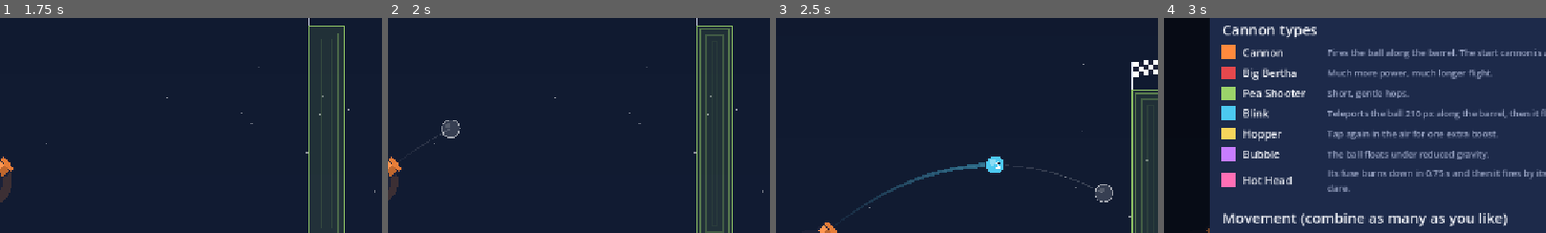
Above: before the commit, frames 1-4 (left to right).
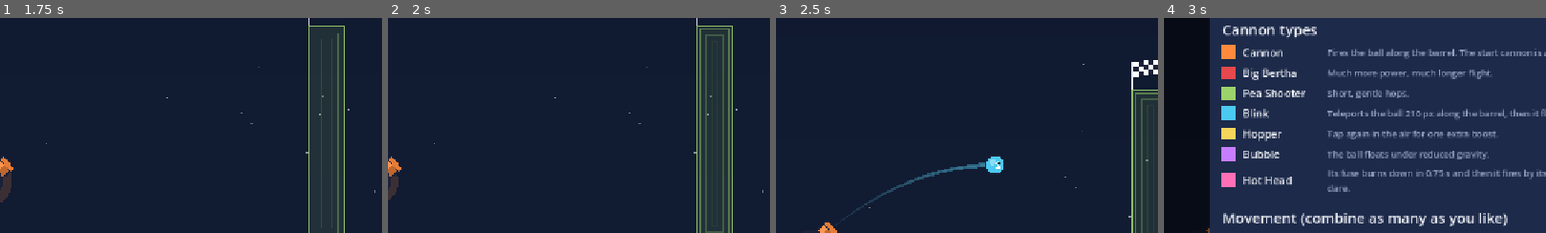
Above: after the commit, the same moments.

Repository: incredibleLeitman/BarrelBounce
Game: Godot game, scene res://scenes/level.tscn
The game is run twice, just before and just after one commit, with the same random seed, the same clock (stepped at 60 frames per second) and the same inputs. This scene is started directly instead of the project's main scene.
Inputs (mouse positions are % of the whole screen's width and height, from its top left):
- Up to frame 1 (1.75 s): tap Enter at 0.5 s; move the mouse to (72, 45) at 0.52 s; hold Ctrl 0.53-1.25 s; click (72, 45) at 0.67 s; click "Play again" at 1.25 s
- Up to frame 2 (2 s): no input
- Up to frame 3 (2.5 s): drag from (30, 55) to (45, 70) at 2.02 s
- Up to frame 4 (3 s): click (87, 7) at 2.75 s
The pictures show only the part of the screen within x 14-64%, y 40-90%; the shares and areas given below are measured in that part.

Frame 1 is identical in both runs. In frame 2, 0.4% of the frame differs, in the area x 8-19%, y 47-60%; in frame 3, 0.5%, in the area x 60-89%, y 68-86%; in frame 4, nothing differs.

Commit message:
Ghost races on the run clock, share uses live best, Esc restarts, select-mode drags
- Ghost waits in the start cannon until the player's first launch, then
  replays its run from its own first launch, so it finishes exactly at
  the best time relative to the player.
- Share is allowed as soon as a best exists for the current revision,
  even if the level file was never re-saved; the proof is attached to
  the code at share time.
- Escape in a level restarts the attempt instead of leaving.
- In select mode a press on a selected cannon starts a group drag;
  only a click without movement deselects it.

Co-Authored-By: Claude Fable 5.1 <noreply@anthropic.com>
Claude-Session: https://claude.ai/code/session_01P1Bjp7HghSrjiHKHQrjXiS

Diff:
--- a/scripts/editor.gd
+++ b/scripts/editor.gd
@@ -33,6 +33,8 @@
 var drag_moved := false
 var drag_positions: Dictionary = {}   # cannon index -> base position when a group drag started
 var pressed_cannon := -1         # cannon under the press, for the release-collapses-selection rule
+var press_modifier := false      # select mode / Ctrl was active at the press
+var press_was_selected := false  # the pressed cannon was already selected before the press
 var panning := false             # dragging empty space (or the middle mouse button) moves the camera
 var previewing := false
 var select_mode := false         # touch-friendly stand-in for holding Ctrl
@@ -852,10 +854,15 @@
 	var hit := _hit_cannon(p)
 	if hit >= 0:
 		pressed_cannon = hit
+		press_modifier = modifier
+		press_was_selected = selection.has(hit) and not finish_selected
 		if modifier:
-			_toggle_in_selection(hit)
-			return
-		if not selection.has(hit) or finish_selected:
+			# Select mode: an unselected cannon joins the selection right away; an already
+			# selected one leaves it only on a click without movement (see _release), so a
+			# press can always start a drag of the group.
+			if not press_was_selected:
+				_toggle_in_selection(hit)
+		elif not press_was_selected:
 			_set_selection([hit])
 		# Group drag: remember where every selected cannon started.
 		dragging = true
@@ -897,9 +904,13 @@
 				picked.append(i)
 		view.set_band(Rect2())
 		_set_selection(picked)
-	elif drag_mode == Drag.MOVE and pressed_cannon >= 0 and not drag_moved and not _modifier_held() and selection.size() > 1:
-		# A plain click on one of several selected cannons, without moving: select just that one.
-		_set_selection([pressed_cannon])
+	elif drag_mode == Drag.MOVE and pressed_cannon >= 0 and not drag_moved:
+		if press_modifier and press_was_selected:
+			# Click (no drag) on a selected cannon in select mode: remove it from the selection.
+			_toggle_in_selection(pressed_cannon)
+		elif not press_modifier and selection.size() > 1:
+			# A plain click on one of several selected cannons, without moving: select just that one.
+			_set_selection([pressed_cannon])
 	dragging = false
 	panning = false
 	drag_mode = Drag.NONE
--- a/scripts/game_state.gd
+++ b/scripts/game_state.gd
@@ -210,6 +210,23 @@
 	return typeof(v) == TYPE_DICTIONARY and str(v.get("rev", "")) == level_hash(level)
 
 
+## The proof run for the level's current revision: the one stored in the level, or the
+## player's own best of this revision (a finish from the level select never re-saves the
+## file, so the live score counts too). {} when there is none.
+func proof_for(level: Dictionary) -> Dictionary:
+	if is_verified(level):
+		return level["verified"]
+	var rev := level_hash(level)
+	var best := best_entry(str(level.get("id", "")), rev)
+	if best.is_empty():
+		return {}
+	return {"rev": rev, "ticks": best["ticks"], "taps": best.get("taps", []), "player": best.get("player", player_name())}
+
+
+func can_share(level: Dictionary) -> bool:
+	return not proof_for(level).is_empty()
+
+
 func save_user_level(level: Dictionary) -> bool:
 	level["modified"] = Time.get_unix_time_from_system()
 	# Attach the author's best run of this exact revision as the proof the level can be done.
@@ -244,6 +261,12 @@
 	var payload := level.duplicate(true)
 	payload.erase("modified")
 	payload.erase("id")
+	# The code always carries the best available proof run for this revision.
+	var proof := proof_for(level)
+	if proof.is_empty():
+		payload.erase("verified")
+	else:
+		payload["verified"] = proof
 	var raw := JSON.stringify(payload).to_utf8_buffer()
 	return CODE_PREFIX + Marshalls.raw_to_base64(raw.compress(FileAccess.COMPRESSION_DEFLATE))
 
--- a/scripts/level.gd
+++ b/scripts/level.gd
@@ -12,6 +12,8 @@
 var taps: Array = []            # ticks the button was pressed on in the current attempt
 var ghost: Simulation           # replay of the best run, stepped in lockstep with sim
 var ghost_taps: Dictionary = {}
+var ghost_first_tap := 0        # absolute tick of the best run's first launch
+var ghost_armed := false        # true once the player fired and the ghost race is on
 var pending_fire := false
 var death_timer := 0.0
 var finished := false
@@ -164,9 +166,12 @@
 		ghost = null
 		view.bind_ghost(null)
 		return
+	ghost_first_tap = 1 << 30
 	for t in entry["taps"]:
 		ghost_taps[int(t)] = true
+		ghost_first_tap = mini(ghost_first_tap, int(t))
 	ghost = Simulation.new(level.duplicate(true))
+	ghost_armed = false
 	view.bind_ghost(ghost)
 
 
@@ -187,7 +192,7 @@
 			camera.pan_by(event.relative)
 	elif event is InputEventKey and event.pressed and not event.echo:
 		if event.keycode == KEY_ESCAPE:
-			_on_back()
+			_restart()   # leaving is the Exit button's job; Escape restarts the attempt
 			return
 		_fire()
 	elif event is InputEventJoypadButton and event.pressed:
@@ -214,10 +219,18 @@
 		return
 	if pending_fire:
 		taps.append(sim.tick + 1)
+	var first_launch := pending_fire and sim.mode == Simulation.Mode.IN_CANNON and sim.run_start_tick < 0
 	sim.step(pending_fire)
 	pending_fire = false
 	if ghost:
-		ghost.step(ghost_taps.has(ghost.tick + 1))
+		# The ghost races on the run clock: it waits in the start cannon until the player's
+		# first launch, then plays its own run from its first launch onwards.
+		if first_launch and not ghost_armed:
+			ghost_armed = true
+			while ghost.tick < ghost_first_tap - 1:
+				ghost.step(false)
+		if ghost_armed:
+			ghost.step(ghost_taps.has(ghost.tick + 1))
 	for e in sim.events:
 		match e:
 			"launch":
@@ -256,6 +269,7 @@
 	taps.clear()
 	if ghost:
 		ghost.reset()
+		ghost_armed = false
 		view.ghost_node.clear_trail()
 	view.player_node.clear_trail()
 	view.refresh()
--- a/scripts/level_select.gd
+++ b/scripts/level_select.gd
@@ -127,13 +127,14 @@
 		meta += "level changed: best time reset"
 	else:
 		meta += "not finished yet"
-	if GameState.is_verified(level) and str(level["verified"].get("player", "")) != GameState.player_name():
-		meta += "  ·  %s: %s" % [str(level["verified"]["player"]), Simulation.format_ticks(int(level["verified"]["ticks"]))]
+	var proof := GameState.proof_for(level)
+	if not proof.is_empty() and str(proof.get("player", "")) != GameState.player_name():
+		meta += "  ·  %s: %s" % [str(proof["player"]), Simulation.format_ticks(int(proof["ticks"]))]
 	info.add_child(UI.label(meta, 16, UI.MUTED))
 
 	if editable:
 		var share := UI.small_button("  Share  ")
-		if GameState.is_verified(level):
+		if GameState.can_share(level):
 			share.pressed.connect(func(): _show_share(level))
 		else:
 			share.disabled = true
@@ -165,7 +166,7 @@
 func _show_share(level: Dictionary) -> void:
 	var root := UI.root_of(ui)
 	var body := UI.dialog(root, "Share “%s”" % str(level.get("name", "")), 640)
-	body.add_child(UI.label("Send this code to a friend. They paste it under “Import code”. It carries your %s run as proof the level can be finished." % Simulation.format_ticks(int(level["verified"]["ticks"])), 16, UI.MUTED, true))
+	body.add_child(UI.label("Send this code to a friend. They paste it under “Import code”. It carries a %s run as proof the level can be finished." % Simulation.format_ticks(int(GameState.proof_for(level)["ticks"])), 16, UI.MUTED, true))
 	var code := GameState.level_to_code(level)
 	var box := TextEdit.new()
 	box.text = code
--- a/tools/smoke_test.gd
+++ b/tools/smoke_test.gd
@@ -61,6 +61,7 @@
 	check(GameState.best_ticks(level["id"], rev) == sim.finish_ticks, "best time was recorded for this revision")
 	check(GameState.best_entry(level["id"], rev)["taps"] == taps, "the winning taps were recorded with the time: %s" % str(taps))
 	check(scene.ghost != null and scene.view.ghost_node.visible, "ghost is loaded after a best time")
+	check(GameState.can_share(level), "a finished level is shareable without re-saving it")
 	check(scene.win_panel.visible, "win panel is shown")
 	check(scene.next_button.visible, "next level button offered for a built-in level")
 	# Replay determinism: a second run with the same taps must give the identical result.
@@ -78,6 +79,21 @@
 	check(scene.camera.zoom.x == 1.0, "cannot zoom closer than the default view")
 	scene.camera.zoom_by(0.01, Vector2(640, 360))
 	check(is_equal_approx(scene.camera.zoom.x, CameraRig.ZOOM_MIN), "zoom out stops at the minimum")
+	# Ghost race: the ghost only starts with the player's first launch and finishes in its own time.
+	scene._restart()
+	for i in 120:
+		scene._physics_process(1.0 / 60.0)
+	check(scene.ghost.tick == 0 and not scene.ghost_armed, "ghost waits while the player waits")
+	scene.pending_fire = true
+	scene._physics_process(1.0 / 60.0)
+	check(scene.ghost_armed and scene.ghost.mode != Simulation.Mode.IN_CANNON, "ghost launches together with the player")
+	var ghost_done := false
+	for i in 150:
+		if scene.ghost.mode == Simulation.Mode.FINISHED:
+			ghost_done = scene.ghost.finish_ticks == GameState.best_ticks(level["id"], rev)
+			break
+		scene._physics_process(1.0 / 60.0)
+	check(ghost_done, "ghost finishes in the best time")
 	scene.queue_free()
 	await get_tree().process_frame
 
@@ -169,6 +185,22 @@
 	check(c1["behaviors"][editor.path_edit]["points"] == [[300.0, -100.0]], "dragging a point moves it")
 	editor._set_selection([1])
 	check(editor.path_edit == -1, "changing the selection leaves path mode")
+	# In select mode a press on a selected cannon drags the group instead of deselecting it.
+	editor._set_selection([0, 1])
+	editor.select_mode = true
+	var sp: Vector2 = editor.sim.cannon_states[1]["pos"]
+	var sx0: float = float(c0["x"])
+	editor._press(sp)
+	check(editor.selection.size() == 2, "select mode press keeps the selection")
+	editor._drag_to(sp + Vector2(50, 0))
+	editor._release(sp + Vector2(50, 0))
+	check(editor.selection.size() == 2 and float(c0["x"]) == sx0 + 50.0, "select mode drag moves the group")
+	sp = editor.sim.cannon_states[1]["pos"]
+	editor._press(sp)
+	editor._release(sp)
+	check(editor.selection.size() == 1 and editor.primary() == 0, "select mode click without moving deselects that cannon")
+	editor.select_mode = false
+	editor._set_selection([1])
 	c1["behaviors"].pop_back()
 	editor._structure_changed()
 	# Wheel over the inspector must not zoom.
